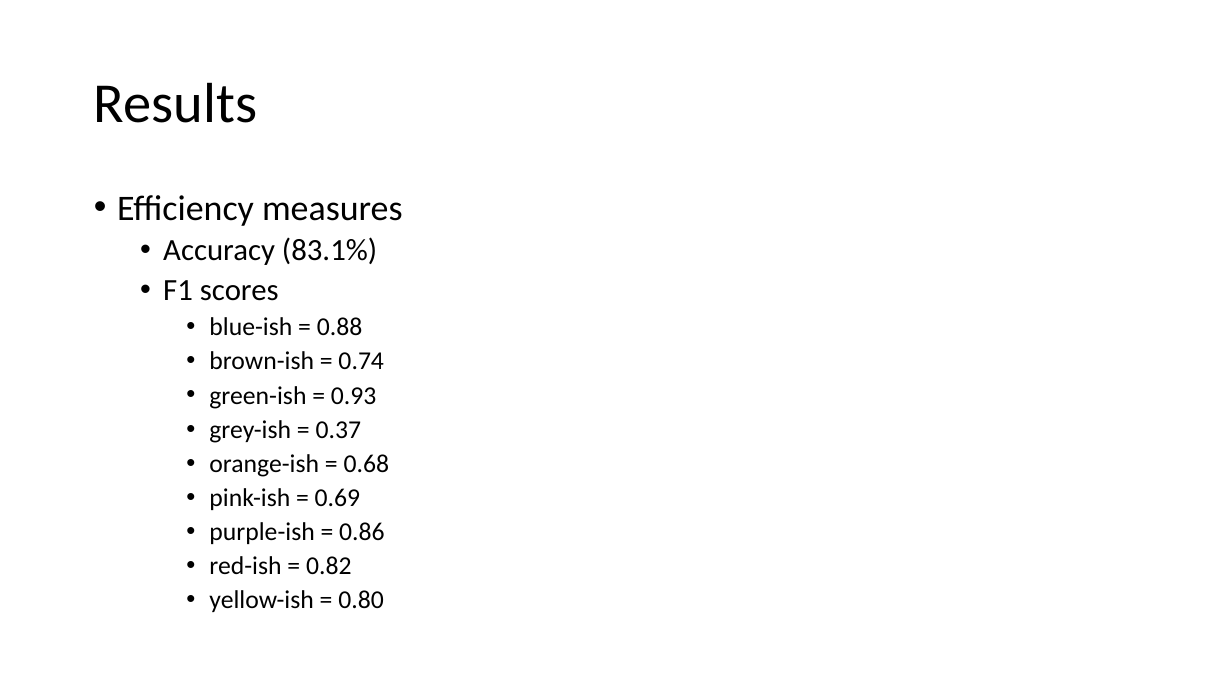
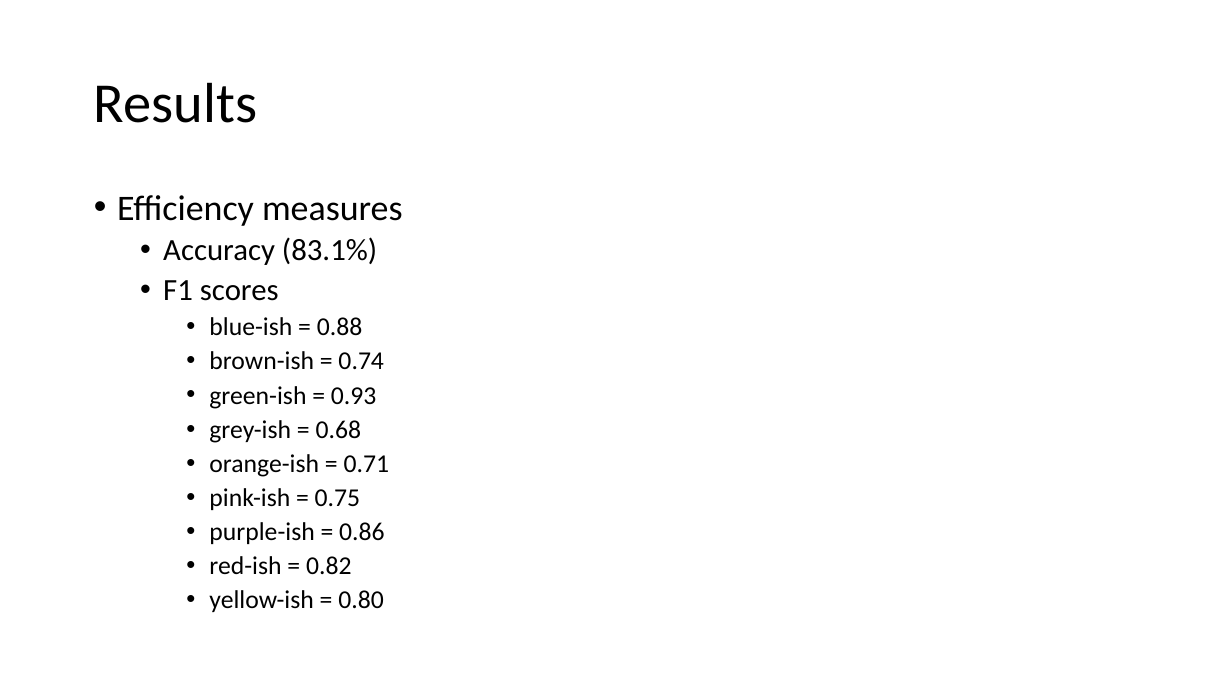
Before and after one commit to notadilnaqvi/color-classifier, a slide deck: slide 8 of Color-Classifier.pptx. Drawn at 1232x693 pixels with LibreOffice and Linux fonts; fonts in the diff are those of the drawing. Boxes give left, top, right and bottom in pixels: in the first picture for what was removed or moved away, otherwise in the second. Text is boxed around its words. In the diff, an @@ line names an element or a change of style, - is before the commit and + after.

```diff
--- a/Color-Classifier.pptx
+++ b/Color-Classifier.pptx
@@ text at (209,420,390,510): text changed @@
-    • grey-ish = 0.37
-    • orange-ish = 0.68
-    • pink-ish = 0.69
+    • grey-ish = 0.68
+    • orange-ish = 0.71
+    • pink-ish = 0.75
```
Also in this commit, not shown: 1 other slide changed, 4 other files.
